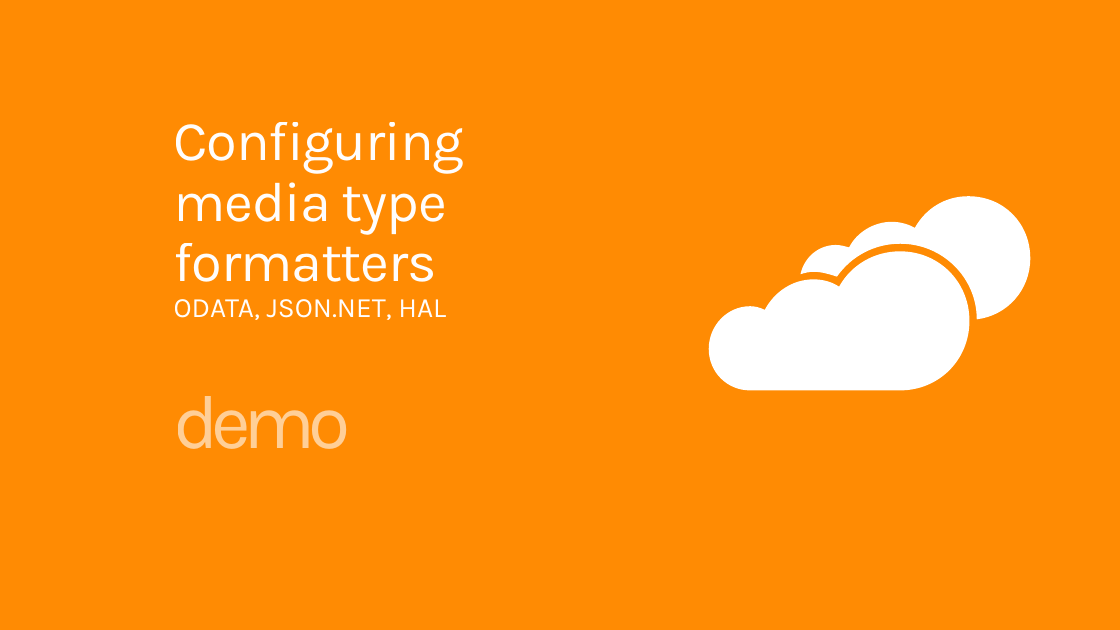
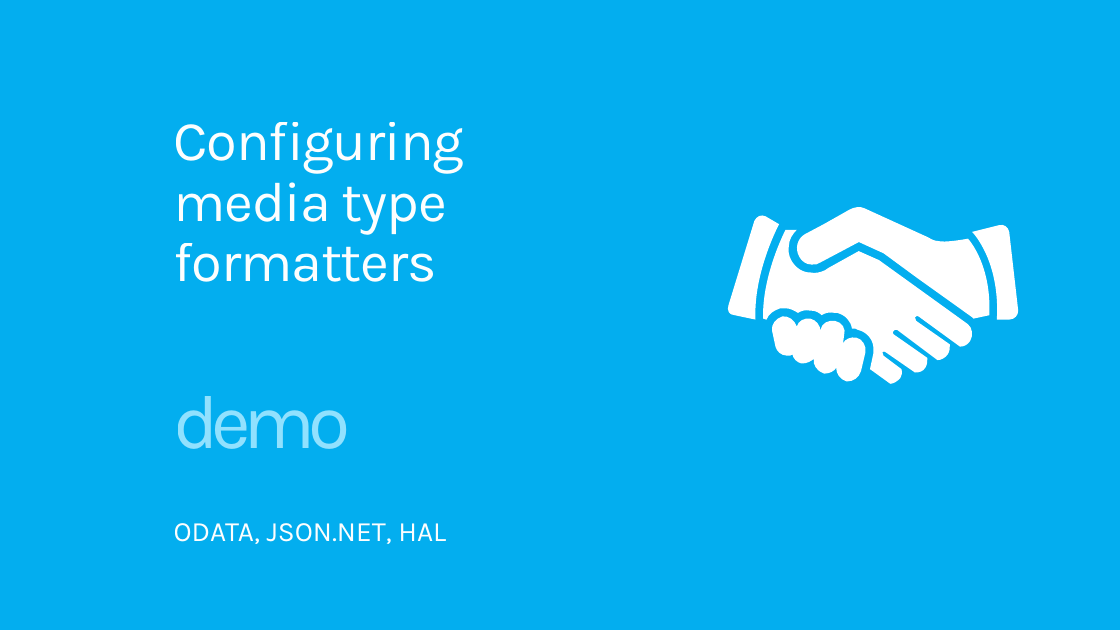
Before and after one commit to Microsoft-Web/WebTK-Presentations, a slide deck: slide 23 of AddingWebApiToASPNETSite/AddingWebApiToASPNETSite.pptx. Drawn at 1120x630 pixels with LibreOffice and Linux fonts; fonts in the diff are those of the drawing. Boxes give left, top, right and bottom in pixels: in the first picture for what was removed or moved away, otherwise in the second. Text is boxed around its words. In the diff, an @@ line names an element or a change of style, - is before the commit and + after.

```diff
--- a/AddingWebApiToASPNETSite/AddingWebApiToASPNETSite.pptx
+++ b/AddingWebApiToASPNETSite/AddingWebApiToASPNETSite.pptx
@@ background #FF8A00 to #00AEEF @@
@@ freeform shape: place and size @@
-freeform shape at box(801, 197, 1031, 320)
+freeform shape at box(795, 206, 991, 318)
@@ freeform shape added at box(726, 214, 779, 320), fill #FFFFFF @@
@@ freeform shape: place and size @@
-freeform shape at box(709, 251, 970, 391)
+freeform shape at box(762, 230, 974, 384)
@@ freeform shape added at box(972, 224, 1018, 320), fill #FFFFFF @@
@@ freeform shape added at box(771, 315, 867, 381), fill #FFFFFF @@
@@ text "demo" at box(174, 396, 351, 449): text colour #FFD099 to #93E2FF @@
@@ subtitle "ODATA, JSON.NET, HAL": place and size @@
-subtitle "ODATA, JSON.NET, HAL" at box(174, 299, 446, 320)
+subtitle "ODATA, JSON.NET, HAL" at box(174, 523, 446, 544)
```
Also in this commit, not shown: 28 other slides changed, 1 slide added, 1 slide removed, 6 other files.
